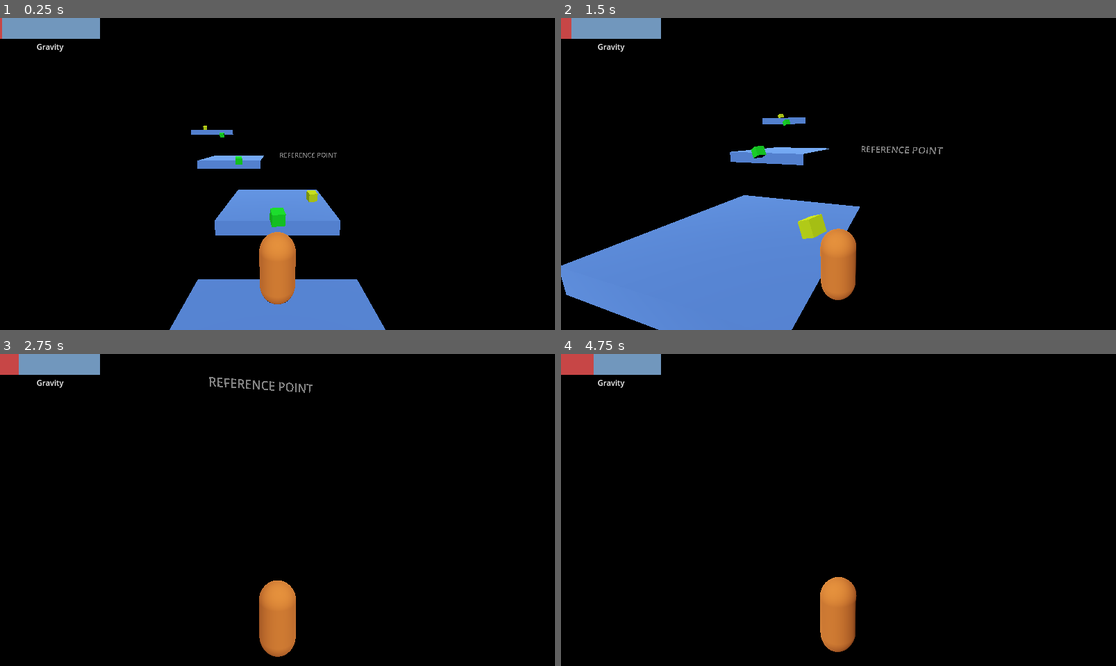
Above: before the commit, frames 1-4 (two rows, left to right).
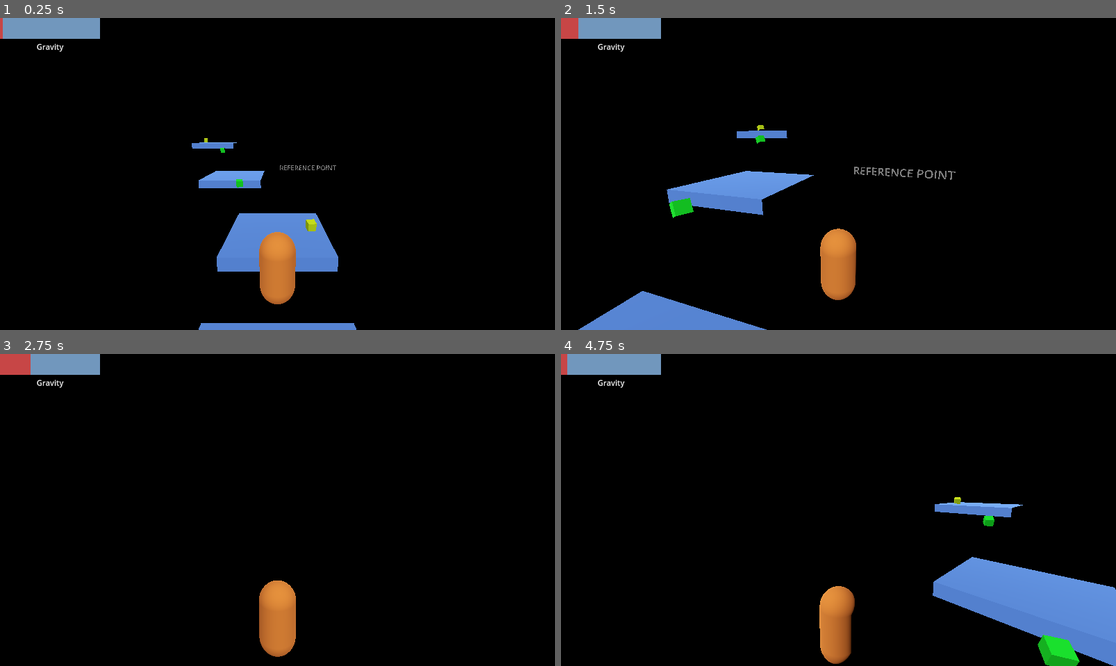
Above: after the commit, the same moments.

Repository: tobiasjdcolvin/Void-Sprinter
Game: Godot game, scene res://levels/level_one.tscn
Two runs of this game, one before a commit and one after it. Both use one fixed random seed, a clock stepped at 60 frames per second and the inputs below.
Inputs (mouse positions are in pixels of both pictures, inside the frame that each line leads up to):
- Up to frame 1 (0.25 s): no input
- Up to frame 2 (1.5 s): move the mouse to (866, 174) at 0.52 s; hold Shift (dash) 0.53-1.28 s; hold W (forward) from 0.53 s (still down); tap Space (jump) at 0.77 s; move the mouse to (810, 174) at 1.27 s; tap Shift (dash) at 1.35 s
- Up to frame 3 (2.75 s): keep holding W (forward); tap Space (jump) at 1.52 s; move the mouse to (288, 503) at 2.02 s; hold Shift (dash) from 2.03 s (still down)
- Up to frame 4 (4.75 s): keep holding W (forward); move the mouse to (832, 516) at 2.77 s; release Shift (dash) at 2.78 s; tap Shift (dash) at 2.85, 4.35 s; tap Space (jump) at 3.02, 3.77, 4.52 s; move the mouse to (877, 513) at 3.52 s; hold Shift (dash) 3.53-4.28 s; tap R (reset, bound only after the commit) at 4.15 s; move the mouse to (794, 506) at 4.27 s

The runs differ from the first frame. In frame 1, 9.6% of the frame differs, in the area x 0-70%, y 0-100%; in frame 2, 17%, in the area x 0-72%, y 0-100%; in frame 3, 0.4%; in frame 4, 8.3%.

Commit message:
Implemented level reset after falling, added reset key (r)

Diff:
--- a/levels/level.gd
+++ b/levels/level.gd
@@ -1,16 +1,21 @@
 extends Node3D
 
 var player_scene = preload("res://player/player.tscn")
-var grav_increaser = 0.03
+var grav_increaser = 0.18
 var grav_threshold = 36
-@onready var grav_ui = $HUD/VBoxContainer/ProgressBar
+@onready var grav_ui = $HUD/VBoxContainer/GravityProgressBar
 
+func _unhandled_input(event):
+	if event.is_action_pressed("reset"):
+		get_tree().reload_current_scene()
 
 func _ready():
 	Input.set_mouse_mode(Input.MOUSE_MODE_CAPTURED)
+	PhysicsServer3D.area_set_param(get_viewport().find_world_3d().space, PhysicsServer3D.AREA_PARAM_GRAVITY, 9.8)
 	var player = player_scene.instantiate()
 	player.transform.origin = $PlayerContainer/PlayerSpawnPoint.transform.origin
 	$PlayerContainer.add_child(player)
+
 
 func _on_gravity_timer_timeout():
 	# continuously add "grav_increaser" to the project's gravity
@@ -25,3 +30,6 @@
 
 func grav_update():
 	grav_ui.set_value_no_signal(PhysicsServer3D.area_get_param(get_viewport().find_world_3d().space, PhysicsServer3D.AREA_PARAM_GRAVITY))
+
+func reset_level():
+	get_tree().reload_current_scene()
--- a/levels/level.tscn
+++ b/levels/level.tscn
@@ -33,7 +33,7 @@
 [node name="Pickups" type="Node3D" parent="."]
 
 [node name="GravityTimer" type="Timer" parent="."]
-wait_time = 0.01
+wait_time = 0.06
 autostart = true
 
 [node name="PlayerContainer" type="Node3D" parent="."]
--- a/levels/level_one.tscn
+++ b/levels/level_one.tscn
@@ -42,3 +42,6 @@
 [node name="ReferenceText" type="MeshInstance3D" parent="." index="5"]
 transform = Transform3D(1, 0, 0, 0, 1, 0, 0, 0, 1, 5.97234, 3.78151, -34.4833)
 mesh = SubResource("TextMesh_4gcxs")
+
+[node name="PlayerSpawnPoint" parent="PlayerContainer" index="0"]
+transform = Transform3D(1, 0, 0, 0, 1, 0, 0, 0, 1, 2.08165e-12, 6.32037, 2.08165e-12)
--- a/player/player.gd
+++ b/player/player.gd
@@ -15,7 +15,12 @@
 		$CameraStick/Camera3D.rotate_x(-event.relative.y * GameGlobals.mouse_sens)
 		$CameraStick/Camera3D.rotation.x = clamp($CameraStick/Camera3D.rotation.x, -PI/4, PI/10)
 
+func _process(_delta):
+	if global_position.y <= -150:
+		get_parent().get_parent().reset_level()
+
 func _physics_process(delta):
+
 	# Add the gravity.
 	if not is_on_floor() or level_falling:
 		velocity.y -= PhysicsServer3D.area_get_param(get_viewport().find_world_3d().space, PhysicsServer3D.AREA_PARAM_GRAVITY) * delta
--- a/project.godot
+++ b/project.godot
@@ -50,15 +50,15 @@
 "events": [Object(InputEventKey,"resource_local_to_scene":false,"resource_name":"","device":-1,"window_id":0,"alt_pressed":false,"shift_pressed":false,"ctrl_pressed":false,"meta_pressed":false,"pressed":false,"keycode":0,"physical_keycode":32,"key_label":0,"unicode":32,"echo":false,"script":null)
 ]
 }
-interact={
-"deadzone": 0.5,
-"events": [Object(InputEventKey,"resource_local_to_scene":false,"resource_name":"","device":-1,"window_id":0,"alt_pressed":false,"shift_pressed":false,"ctrl_pressed":false,"meta_pressed":false,"pressed":false,"keycode":0,"physical_keycode":70,"key_label":0,"unicode":102,"echo":false,"script":null)
-]
-}
 dash={
 "deadzone": 0.5,
 "events": [Object(InputEventKey,"resource_local_to_scene":false,"resource_name":"","device":-1,"window_id":0,"alt_press …(182 unchanged characters)…
 , Object(InputEventKey,"resource_local_to_scene":false,"resource_name":"","device":-1,"window_id":0,"alt_pressed":false,"shift_pressed":false,"ctrl_pressed":false,"meta_pressed":false,"pressed":false,"keycode":0,"physical_keycode":4194325,"key_label":0,"unicode":0,"echo":false,"script":null)
+]
+}
+reset={
+"deadzone": 0.5,
+"events": [Object(InputEventKey,"resource_local_to_scene":false,"resource_name":"","device":-1,"window_id":0,"alt_pressed":false,"shift_pressed":false,"ctrl_pressed":false,"meta_pressed":false,"pressed":false,"keycode":0,"physical_keycode":82,"key_label":0,"unicode":114,"echo":false,"script":null)
 ]
 }
 
--- a/ui/hud.tscn
+++ b/ui/hud.tscn
@@ -1,6 +1,4 @@
-[gd_scene load_steps=4 format=3 uid="uid://djfr0mmvq5muc"]
-
-[ext_resource type="Script" path="res://ui/hud.gd" id="1_phsoo"]
+[gd_scene load_steps=3 format=3 uid="uid://djfr0mmvq5muc"]
 
 [sub_resource type="StyleBoxFlat" id="StyleBoxFlat_rxult"]
 bg_color = Color(0.444, 0.592, 0.74, 1)
@@ -16,7 +14,6 @@
 grow_horizontal = 2
 grow_vertical = 2
 mouse_filter = 2
-script = ExtResource("1_phsoo")
 
 [node name="VBoxContainer" type="VBoxContainer" parent="."]
 layout_mode = 1
@@ -26,7 +23,7 @@
 offset_right = 40.0
 offset_bottom = 40.0
 
-[node name="ProgressBar" type="ProgressBar" parent="VBoxContainer"]
+[node name="GravityProgressBar" type="ProgressBar" parent="VBoxContainer"]
 layout_mode = 2
 size_flags_vertical = 3
 theme_override_styles/background = SubResource("StyleBoxFlat_rxult")
@@ -38,7 +35,7 @@
 allow_lesser = true
 show_percentage = false
 
-[node name="Label" type="Label" parent="VBoxContainer"]
+[node name="GravityProgressBarLabel" type="Label" parent="VBoxContainer"]
 layout_mode = 2
 text = "Gravity"
 horizontal_alignment = 1
